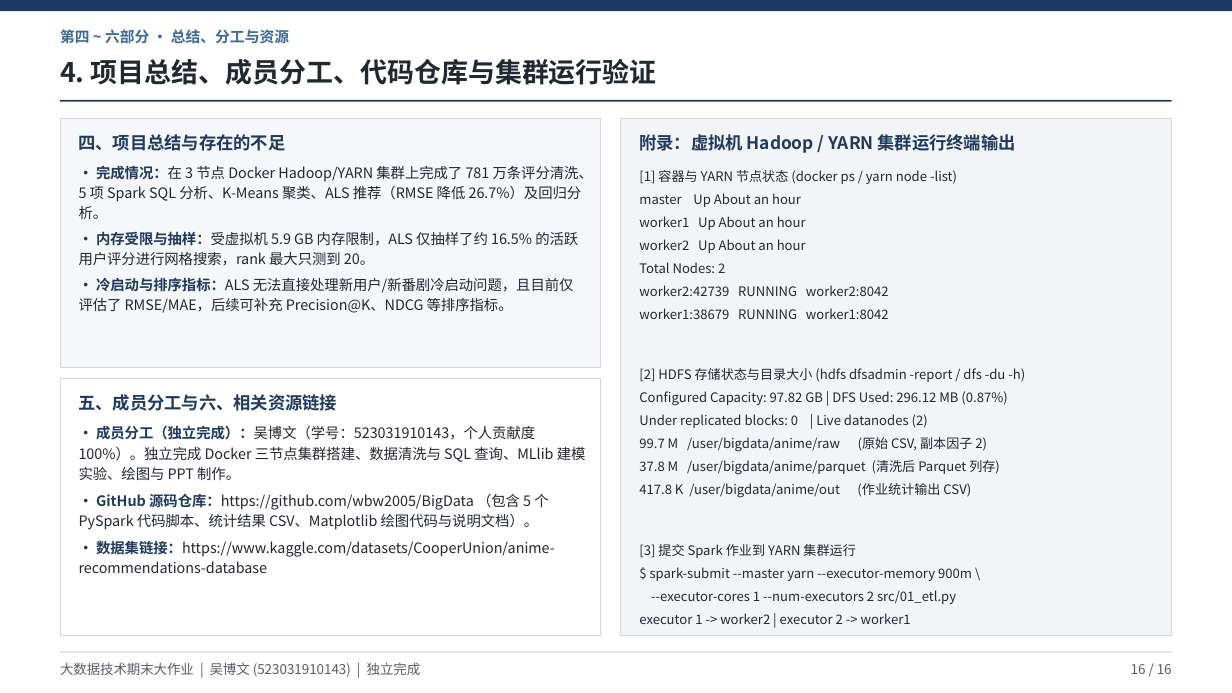
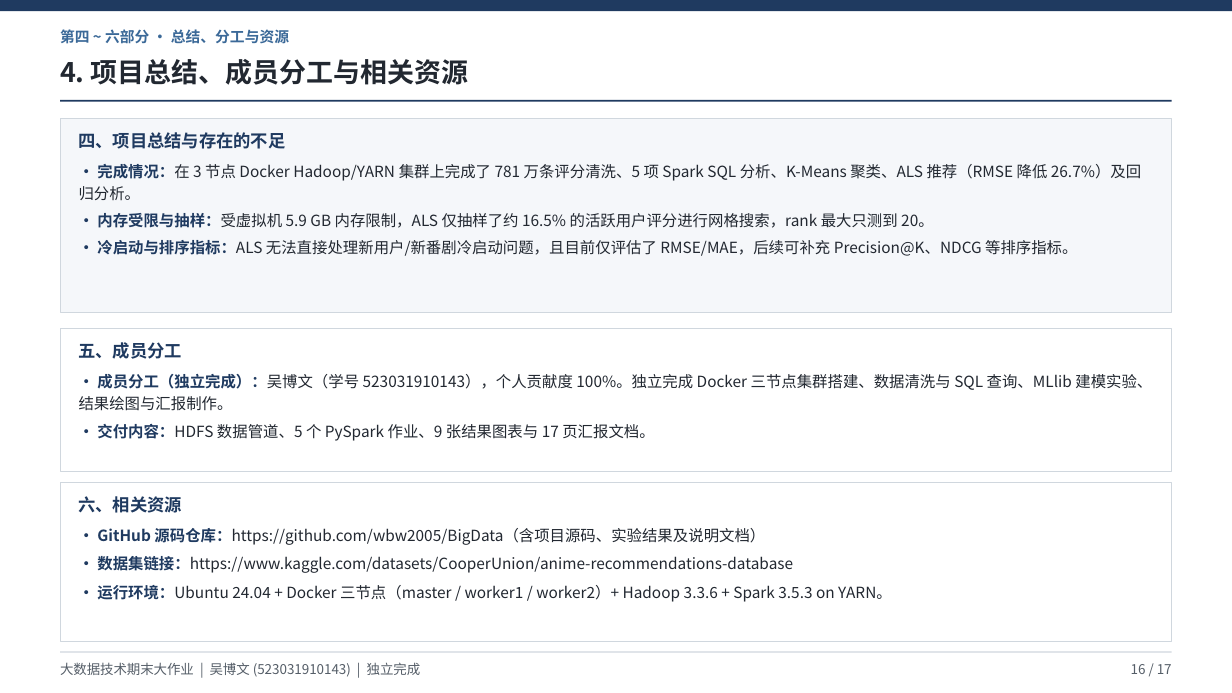
Before and after one commit to wbw2005/BigData, a slide deck: slide 16 of 动漫评分分析与推荐系统_吴博文.pptx. Drawn at 1232x693 pixels with LibreOffice and Linux fonts; fonts in the diff are those of the drawing. Boxes give left, top, right and bottom in pixels: in the first picture for what was removed or moved away, otherwise in the second. Text is boxed around its words. In the diff, an @@ line names an element or a change of style, - is before the commit and + after.

Commit message:
拆分总结与附录为两页，精简资源链接说明

```diff
--- a/动漫评分分析与推荐系统_吴博文.pptx
+++ b/动漫评分分析与推荐系统_吴博文.pptx
@@ text at [60,59,468,85]: text changed @@
-4. 项目总结、成员分工、代码仓库与集群运行验证
+4. 项目总结、成员分工与相关资源
@@ rectangle: place and size @@
-rectangle at [60,118,601,368]
+rectangle at [60,118,1172,312]
@@ rectangle removed at [621,118,1172,636] @@
@@ text removed at [639,134,1016,153] @@
-附录：虚拟机 Hadoop / YARN 集群运行终端输出
@@ text "• 完成情况：在 3 节点 Docker ..." at [79,164,1141,256]: size 11.2 to 12 pt @@
@@ text removed at [639,170,1025,624] @@
-[1] 容器与 YARN 节点状态 (docker ps / yarn node -list)
-master Up About an hour
-worker1 Up About an hour
-worker2 Up About an hour
-Total Nodes: 2
-worker2:42739 RUNNING worker2:8042
-worker1:38679 RUNNING worker1:8042
-[2] HDFS 存储状态与目录大小 (hdfs dfsadmin -report / dfs -du -h)
-Configured Capacity: 97.82 GB | DFS Used: 296.12 MB (0.87%)
-Under replicated blocks: 0 | Live datanodes (2)
-99.7 M /user/bigdata/anime/raw (原始 CSV, 副本因子 2)
-37.8 M /user/bigdata/anime/parquet (清洗后 Parquet 列存)
-417.8 K /user/bigdata/anime/out (作业统计输出 CSV)
-[3] 提交 Spark 作业到 YARN 集群运行
-$ spark-submit --master yarn --executor-memory 900m \
---executor-cores 1 --num-executors 2 src/01_etl.py
-executor 1 -> worker2 | executor 2 -> worker1
@@ rectangle added at [60,328,1172,471], fill #FFFFFF, outline #D0D7DE 0.75 pt @@
@@ text at [79,342,182,359]: text changed @@
-五、成员分工与六、相关资源链接
+五、成员分工
@@ text at [79,374,1152,441]: text changed; size 11.2 to 12 pt @@
-• 成员分工（独立完成）：吴博文（学号：523031910143，个人贡献度 100%）。独立完成 Docker 三节点集群搭建、数据清洗与 SQL 查询、MLlib 建模实验、绘图与 PPT 制作。
-• GitHub 源码仓库：https://github.com/wbw2005/BigData （包含 5 个 PySpark 代码脚本、统计结果 CSV、Matplotlib 绘图代码与说明文档）。
-• 数据集链接：https://www.kaggle.com/datasets/CooperUnion/anime-recommendations-database
+• 成员分工（独立完成）：吴博文（学号 523031910143），个人贡献度 100%。独立完成 Docker 三节点集群搭建、数据清洗与 SQL 查询、MLlib 建模实验、结果绘图与汇报制作。
+• 交付内容：HDFS 数据管道、5 个 PySpark 作业、9 张结果图表与 17 页汇报文档。
@@ rectangle: place and size @@
-rectangle at [60,379,601,636]
+rectangle at [60,482,1172,641]
@@ text added at [79,496,182,513], 13.5 pt, text #1F3A60, bold @@
+六、相关资源
@@ text added at [97,528,892,602], 12 pt, text #222831 @@
+• GitHub 源码仓库：https://github.com/wbw2005/BigData（含项目源码、实验结果及说明文档）
+• 数据集链接：https://www.kaggle.com/datasets/CooperUnion/anime-recommendations-database
+• 运行环境：Ubuntu 24.04 + Docker 三节点（master / worker1 / worker2）+ Hadoop 3.3.6 + Spark 3.5.3 on YARN。
@@ text at [1131,664,1172,674]: text changed @@
-16 / 16
+16 / 17
```
Also in this commit, not shown: 14 other slides changed, 1 slide added, 1 other file.
